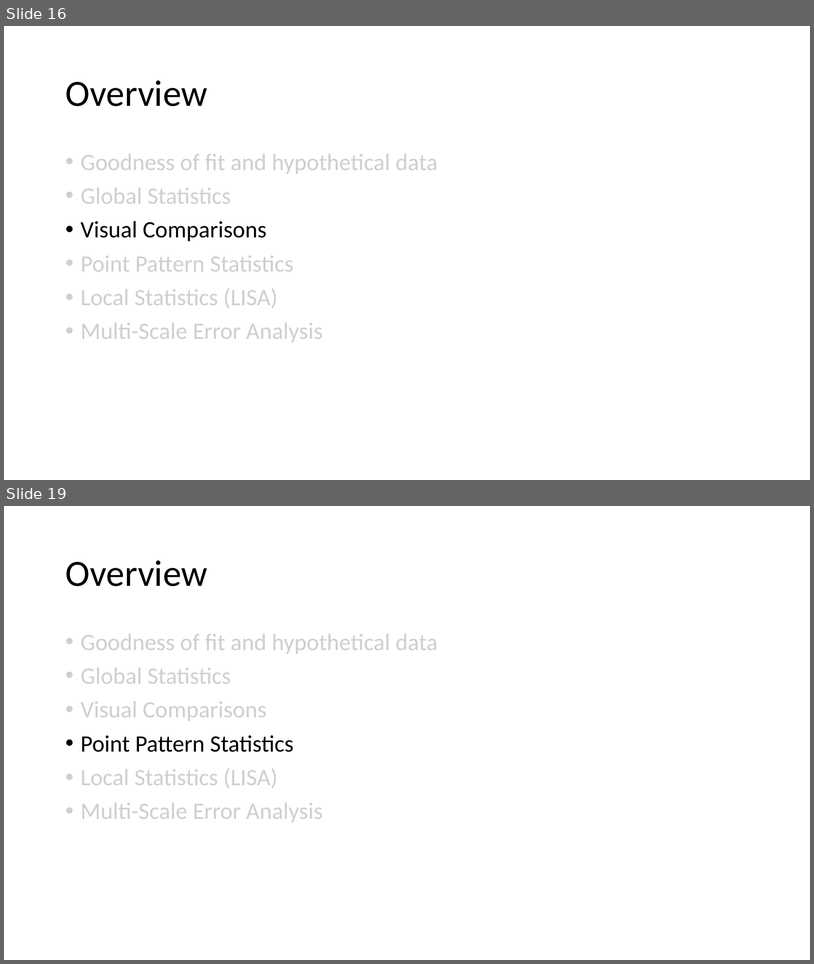
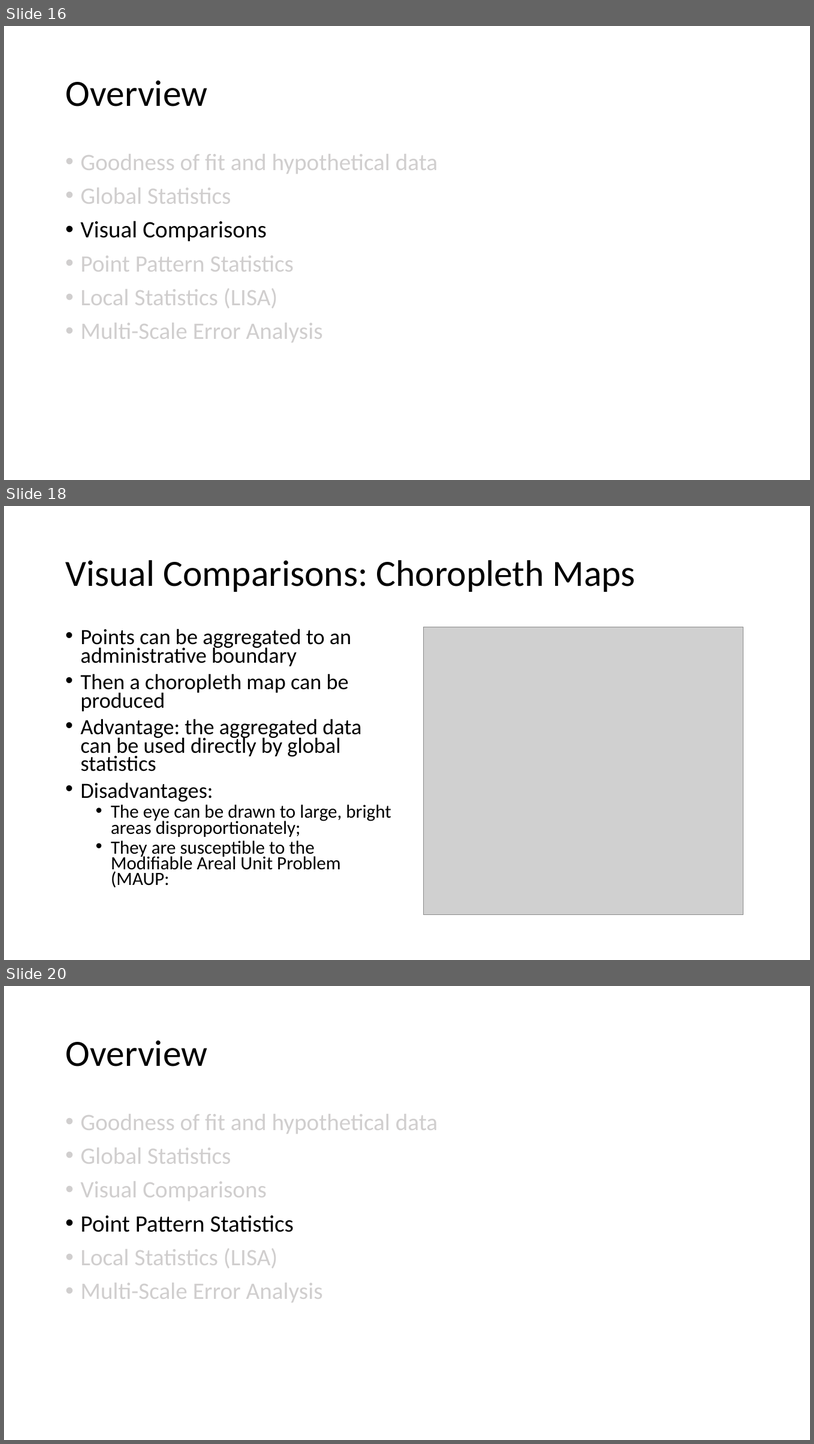
Before and after one commit to abmgis/abmgis, a slide deck: Chapter09-SpatialStatistics/Chapter9.pptx. Shown one above the other, each under a label of ours: slides 16 and 19 before the commit, slides 16, 18 and 20 after it; the slides between them are not shown. The pictures are 814x964 and 814x1444 pixels, drawn with LibreOffice and Linux fonts; fonts in the diff are those of the drawing; grey boxes stand for pictures. Boxes give left, top, right and bottom in pixels: in the first picture for what was removed or moved away, otherwise in the second. Text is boxed around its words. In the diff, an @@ line names an element or a change of style, - is before the commit and + after.

```diff
--- a/Chapter09-SpatialStatistics/Chapter9.pptx
+++ b/Chapter09-SpatialStatistics/Chapter9.pptx
@@ slide 18 added at (x1=4, y1=506, x2=810, y2=960), background #FFFFFF @@
@@ title added at (x1=65, y1=560, x2=636, y2=592), 44 pt, text #000000 @@
+Visual Comparisons: Choropleth Maps
@@ text added at (x1=81, y1=628, x2=391, y2=887), 25.9 pt, text #000000 @@
+• Points can be aggregated to an administrative boundary
+• Then a choropleth map can be produced
+• Advantage: the aggregated data can be used directly by global statistics
+• Disadvantages:
+  • The eye can be drawn to large, bright areas disproportionately;
+  • They are susceptible to the Modifiable Areal Unit Problem (MAUP:
@@ picture added at (x1=424, y1=627, x2=744, y2=915) @@
@@ what was slide 19 is now slide 20 @@
```
Also in this commit, not shown: 5 other slides added, 3 slides removed, 10 other files.
